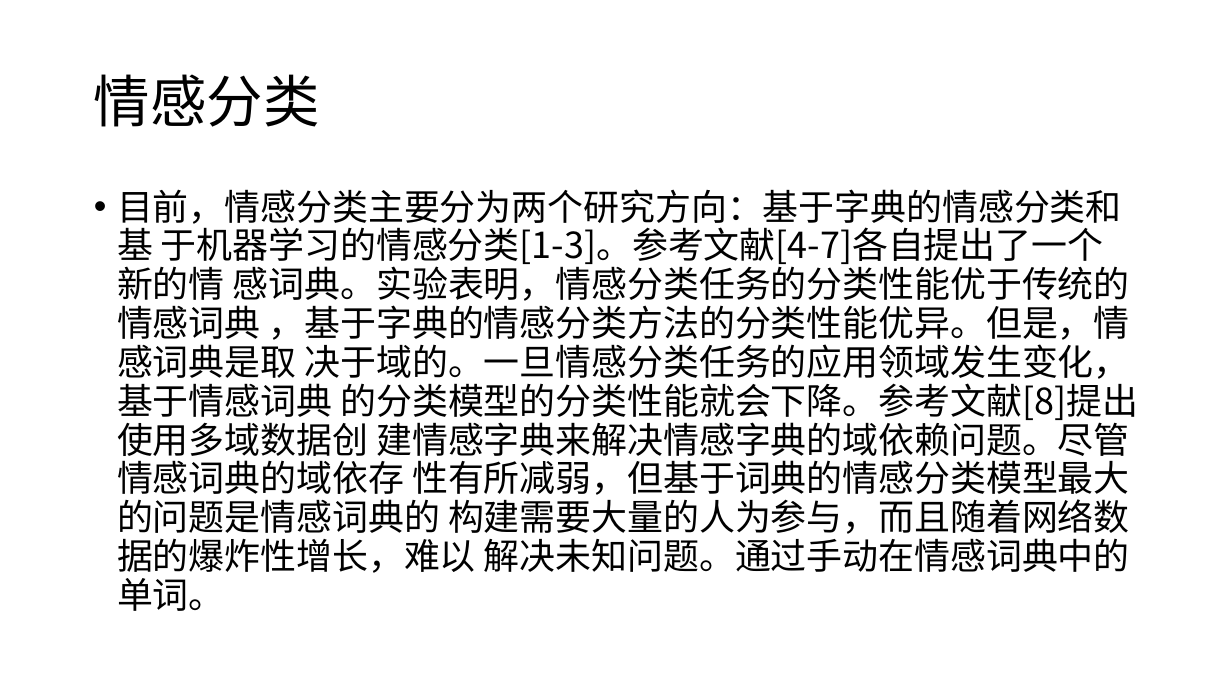
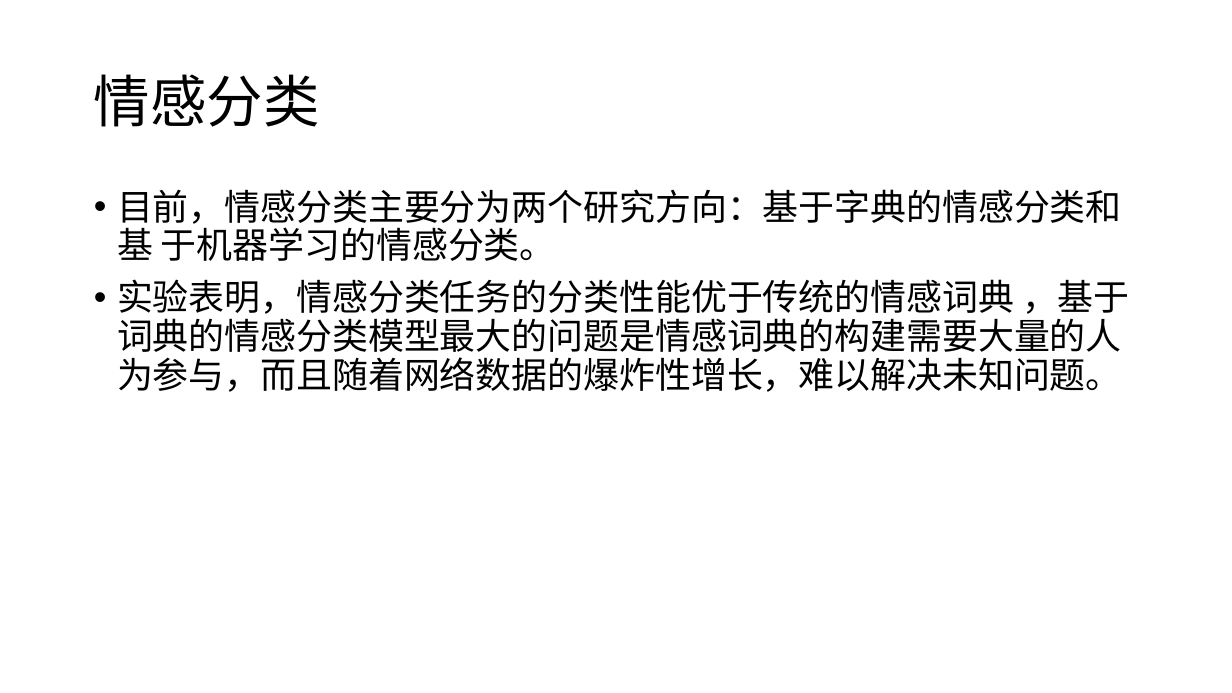
Before and after one commit to XinLin-cs/Dev_Note, a slide deck: slide 3 of COVID-19 Sentiment based on Weak Tagging Information/开题报告.pptx. Drawn at 1232x693 pixels with LibreOffice and Linux fonts; fonts in the diff are those of the drawing. Boxes give left, top, right and bottom in pixels: in the first picture for what was removed or moved away, otherwise in the second. Text is boxed around its words. In the diff, an @@ line names an element or a change of style, - is before the commit and + after.

```diff
--- a/COVID-19 Sentiment based on Weak Tagging Information/开题报告.pptx
+++ b/COVID-19 Sentiment based on Weak Tagging Information/开题报告.pptx
@@ text at bbox=[117, 189, 1130, 392]: text changed @@
-• 目前，情感分类主要分为两个研究方向：基于字典的情感分类和基 于机器学习的情感分类[1‑3]。参考文献[4‑7]各自提出了一个新的情 感词典。实验表明，情感分类任务的分类性能优于传统的情感词典 ，基于字典的情感分类方法的分类性能优异。但是，情感词典是取 决于域的。一旦情感分类任务的应用领域发生变化，基于情感词典 的分类模型的分类性能就会下降。参考文献[8]提出使用多域数据创 建情感字典来解决情感字典的域依赖问题。尽管情感词典的域依存 性有所减弱，但基于词典的情感分类模型最大的问题是情感词典的 构建需要大量的人为参与，而且随着网络数据的爆炸性增长，难以 解决未知问题。通过手动在情感词典中的单词。
+• 目前，情感分类主要分为两个研究方向：基于字典的情感分类和基 于机器学习的情感分类。
+• 实验表明，情感分类任务的分类性能优于传统的情感词典 ，基于词典的情感分类模型最大的问题是情感词典的构建需要大量的人为参与，而且随着网络数据的爆炸性增长，难以解决未知问题。
```
Also in this commit, not shown: 11 other slides changed, 10 slides added, 3 slides removed.
